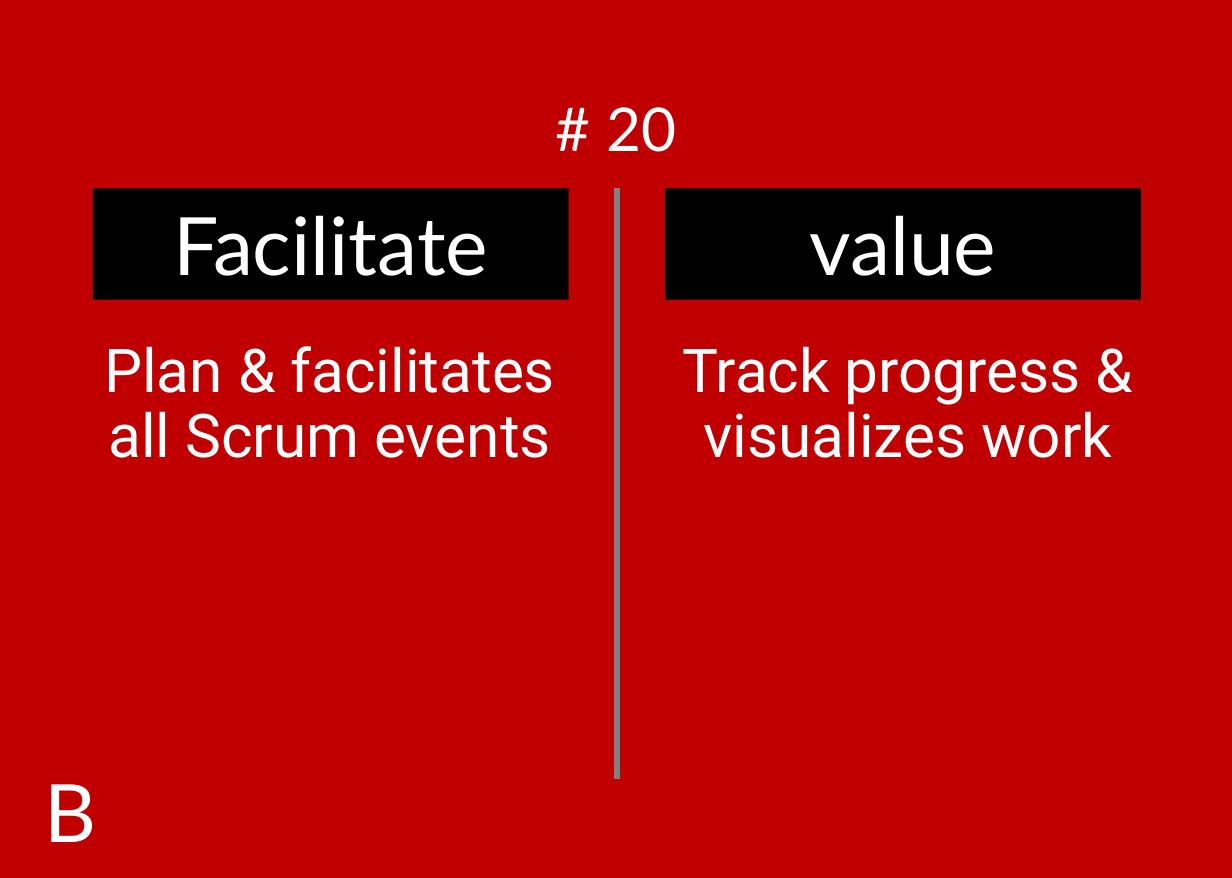
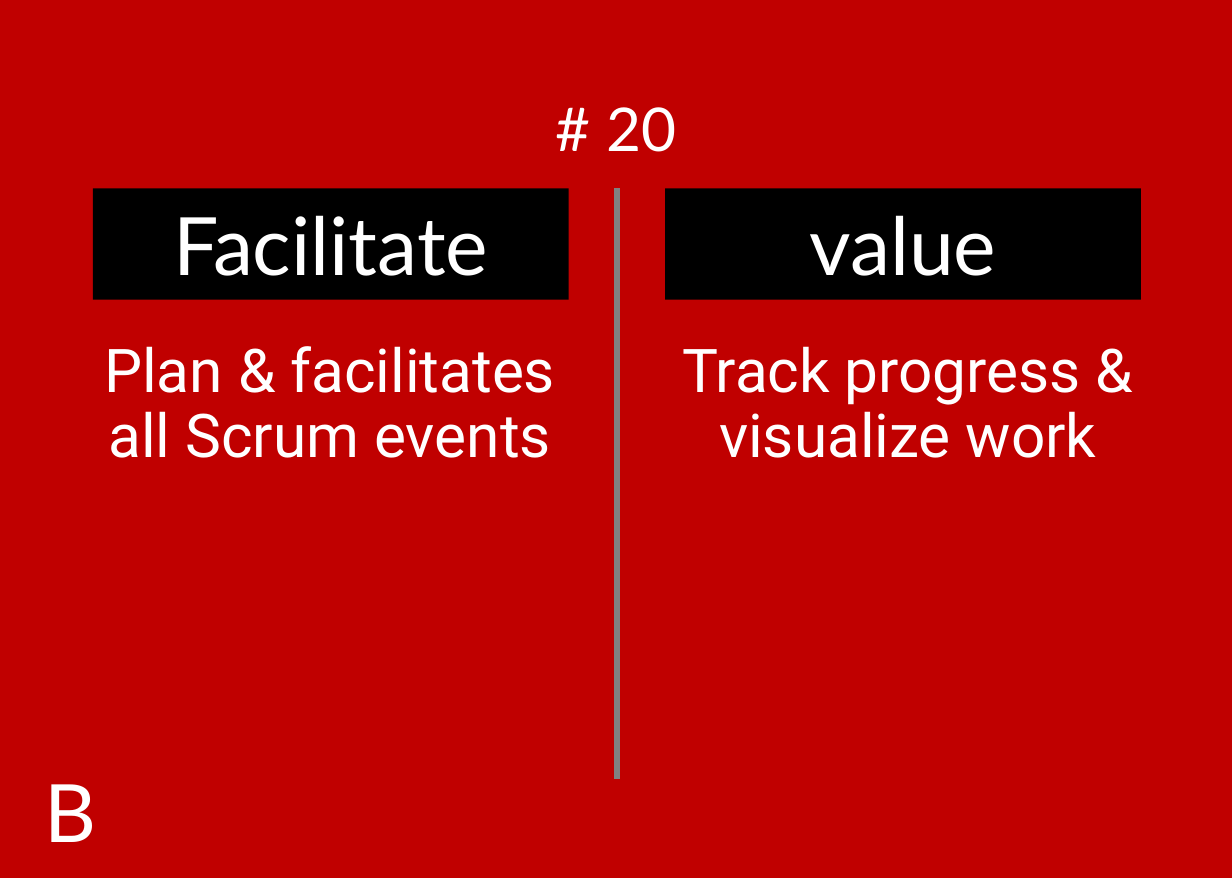
Before and after one commit to ScrumFacilitators/Exploring-Self-Management, a slide deck: slide 16 of Exploring Self-Management.pptx. Drawn at 1232x878 pixels with LibreOffice and Linux fonts; fonts in the diff are those of the drawing; background and template pictures are left out. Boxes give left, top, right and bottom in pixels: in the first picture for what was removed or moved away, otherwise in the second. Text is boxed around its words. In the diff, an @@ line names an element or a change of style, - is before the commit and + after.

```diff
--- a/Exploring Self-Management.pptx
+++ b/Exploring Self-Management.pptx
@@ text at (682, 346, 1097, 458): text changed @@
-Track progress & visualizes work
+Track progress & visualize work
```
Also in this commit, not shown: 24 other slides changed.
